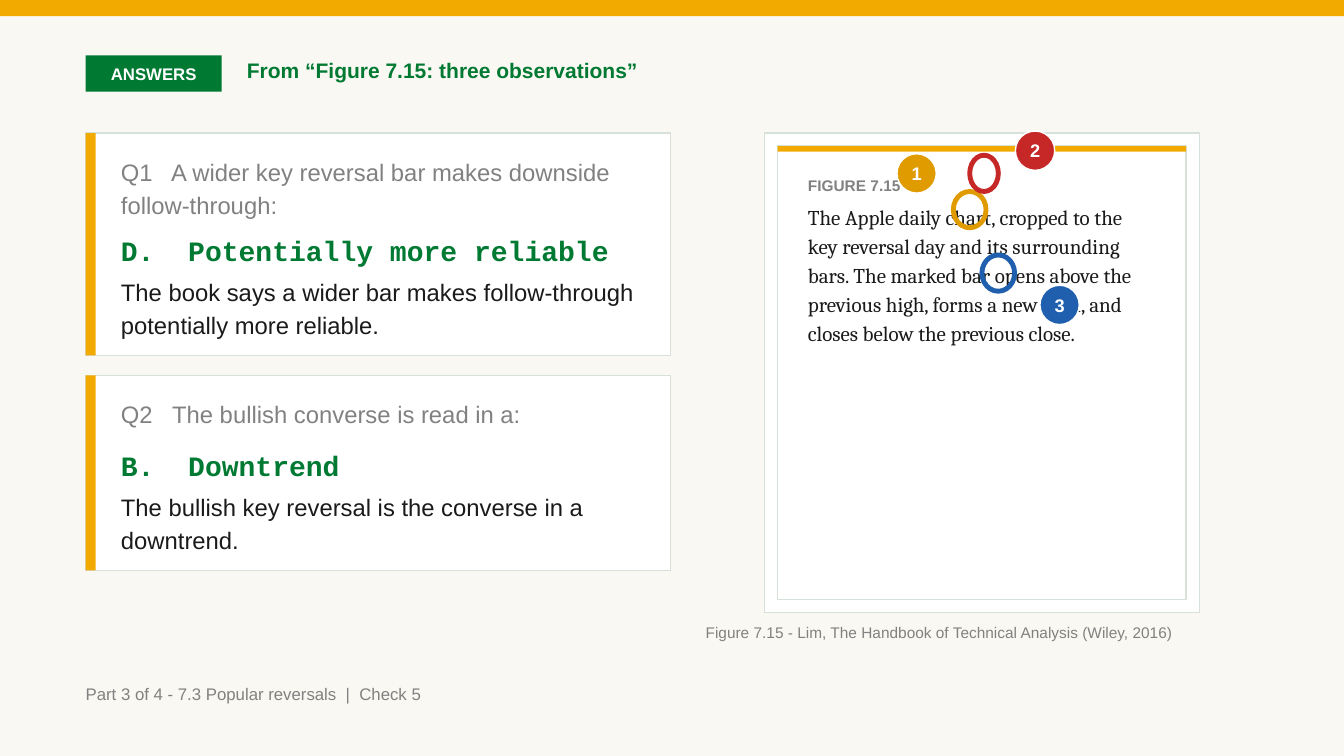
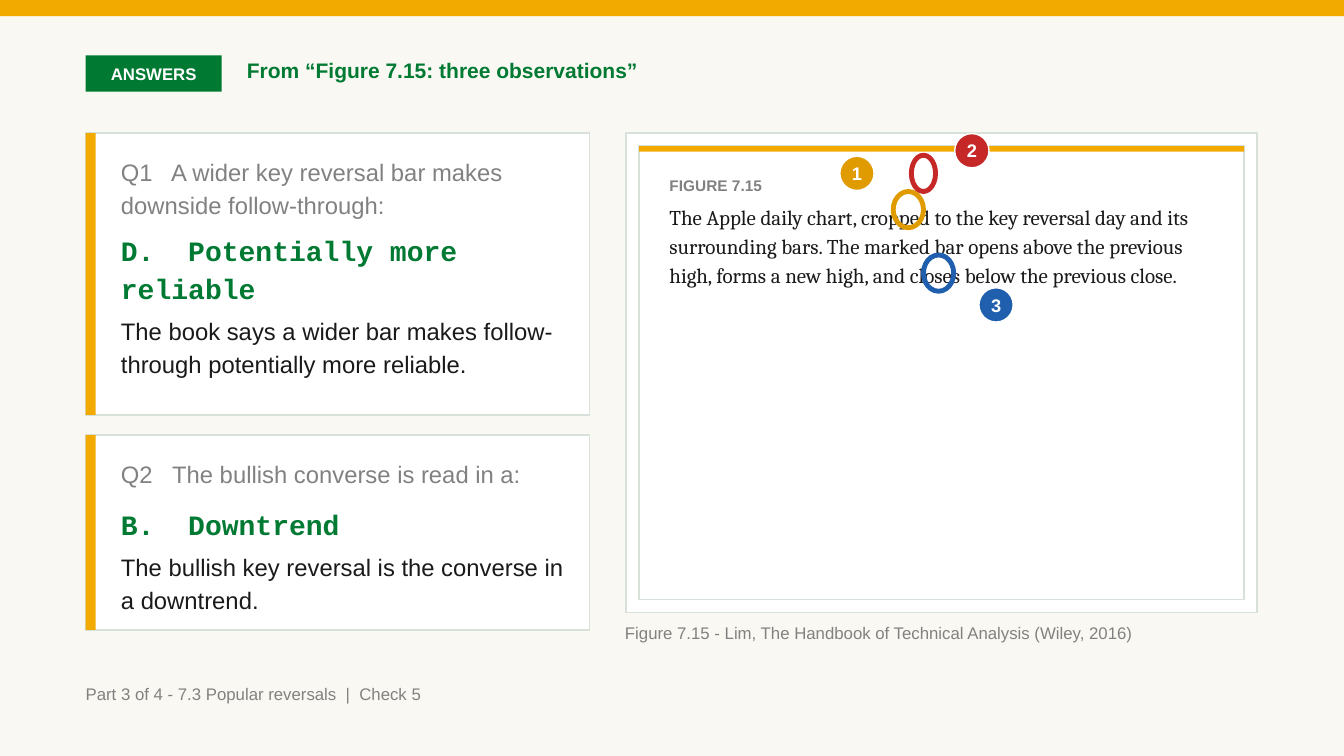
Before and after one commit to benjiesotelo-sudo/Telos_FIN1209, a slide deck: slide 27 of chapter-07/FIN1209-Chapter-07.pptx. Drawn at 1344x756 pixels with LibreOffice and Linux fonts; fonts in the diff are those of the drawing. Boxes give left, top, right and bottom in pixels: in the first picture for what was removed or moved away, otherwise in the second. Text is boxed around its words. In the diff, an @@ line names an element or a change of style, - is before the commit and + after.

```diff
--- a/chapter-07/FIN1209-Chapter-07.pptx
+++ b/chapter-07/FIN1209-Chapter-07.pptx
@@ rectangle: place and size @@
-rectangle at [86, 133, 96, 356]
+rectangle at [86, 133, 96, 415]
@@ rectangle: place and size @@
-rectangle at [86, 133, 670, 356]
+rectangle at [86, 133, 590, 415]
@@ rectangle: place and size @@
-rectangle at [765, 133, 1200, 613]
+rectangle at [626, 133, 1257, 613]
@@ rectangle: place and size @@
-rectangle at [778, 146, 1187, 600]
+rectangle at [639, 146, 1244, 600]
@@ rectangle: place and size @@
-rectangle at [778, 146, 1187, 152]
+rectangle at [639, 146, 1244, 152]
@@ ellipse "2": place and size @@
-ellipse "2" at [1015, 131, 1055, 170]
+ellipse "2" at [955, 133, 989, 167]
@@ text "Q1 A wider key reversal ..." rewrapped from [121, 164, 610, 219] to [121, 164, 502, 219] @@
@@ text "FIGURE 7.15" rewrapped from [808, 179, 1132, 346] to [669, 180, 1188, 288] @@
@@ ellipse "1": place and size @@
-ellipse "1" at [897, 153, 937, 193]
+ellipse "1" at [840, 156, 874, 191]
@@ 3 ellipses: place and size @@
-3 ellipses at [954, 155, 1014, 291]
+3 ellipses at [893, 155, 954, 291]
@@ text "D. Potentially more reliable" rewrapped from [121, 241, 634, 339] to [121, 241, 553, 378] @@
@@ ellipse "3": place and size @@
-ellipse "3" at [1041, 285, 1080, 325]
+ellipse "3" at [979, 287, 1013, 322]
@@ rectangle: place and size @@
-rectangle at [86, 376, 96, 571]
+rectangle at [86, 436, 96, 630]
@@ rectangle: place and size @@
-rectangle at [86, 376, 670, 571]
+rectangle at [86, 436, 590, 630]
@@ text "Q2 The bullish converse is ...": place and size @@
-text "Q2 The bullish converse is ..." at [121, 406, 520, 428]
+text "Q2 The bullish converse is ..." at [121, 466, 520, 488]
@@ text "B. Downtrend" rewrapped from [121, 456, 583, 550] to [121, 516, 564, 610] @@
@@ text "Figure 7.15 - Lim, The ...": place and size @@
-text "Figure 7.15 - Lim, The ..." at [706, 627, 1172, 641]
+text "Figure 7.15 - Lim, The ..." at [625, 627, 1132, 643]
@@ text "Figure 7.15 - Lim, The ..." at [625, 627, 1132, 643]: size 11 to 12 pt @@
```
Also in this commit, not shown: 12 other slides changed, 17 slides added.
